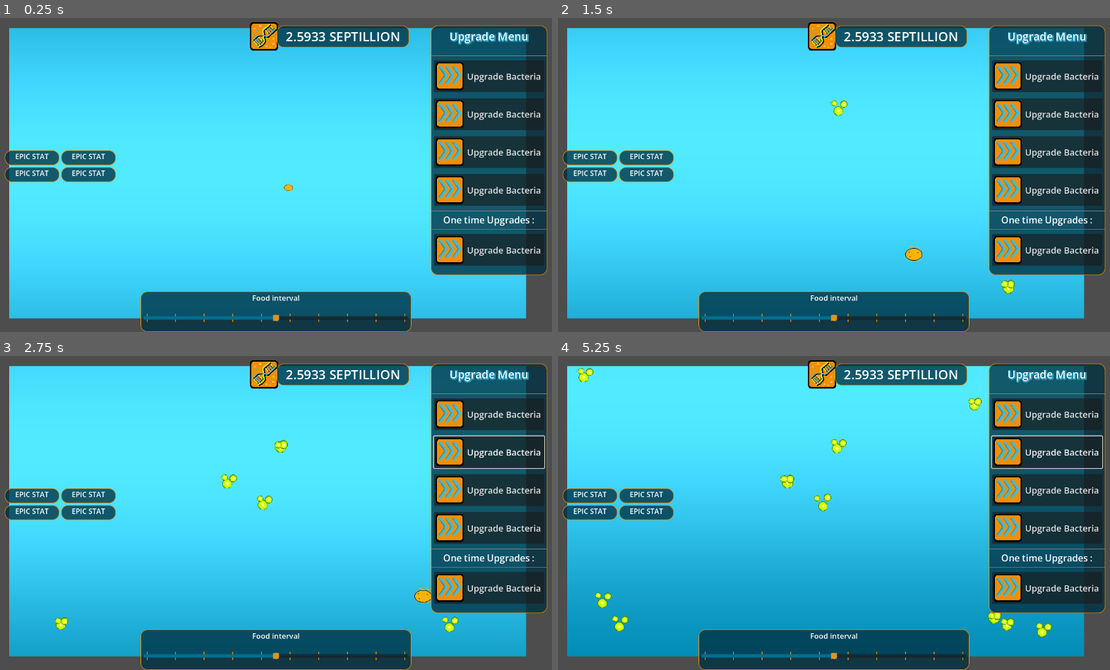
Above: before the commit, frames 1-4 (two rows, left to right).
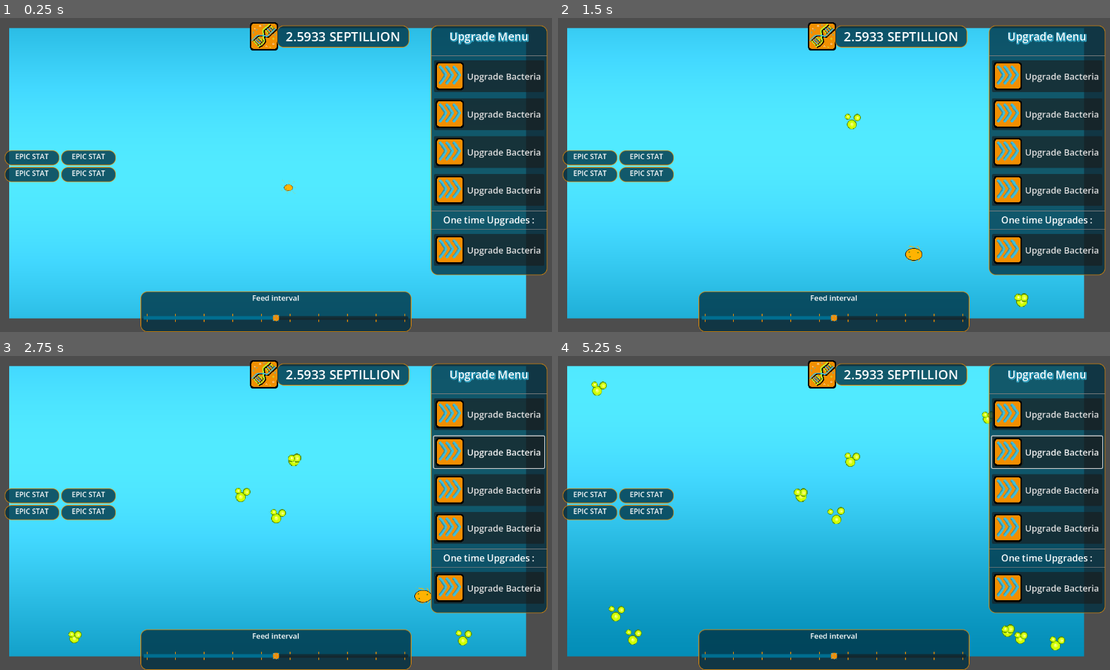
Above: after the commit, the same moments.

Repository: MisterIXI/chili-code-jam-4
Game: Godot game, scene res://entities/game/game_scene.tscn
Two runs of this game, one before a commit and one after it. Both use one fixed random seed, a clock stepped at 60 frames per second and the inputs below. The project has no main scene, so this scene is started directly. The engine's default icon, where the game draws it, is replaced by a stand-in: a white triangle on a blue panel in a dark square.
Inputs (mouse positions are in pixels of both pictures, inside the frame that each line leads up to):
- Up to frame 1 (0.25 s): no input
- Up to frame 2 (1.5 s): click "Upgrade Bacteria" at 0.5 s; move the mouse to (960, 156) at 1.27 s; hold D (move_right) from 1.28 s (still down); click (960, 156) at 1.42 s
- Up to frame 3 (2.75 s): move the mouse to (165, 525) at 2.02 s; release D (move_right) at 2.03 s; hold Down (move_backward) from 2.03 s (still down)
- Up to frame 4 (5.25 s): move the mouse to (889, 440) at 2.77 s; release Down (move_backward) at 2.78 s; hold D (move_right) 2.78-3.53 s; move the mouse to (806, 575) at 3.52 s; hold W (move_forward) 3.53-4.28 s; click (806, 575) at 3.67 s; move the mouse to (1005, 560) at 4.27 s; hold A (move_left) from 4.28 s (still down); move the mouse to (662, 462) at 5.02 s

The runs differ from the first frame. In frame 1, less than 0.1% of the frame differs, in the area x 46-55%, y 88-91%; in frame 2, 0.4%; in frame 3, 0.9%; in frame 4, 1.8%, in the area x 3-92%, y 3-94%.

Commit message:
food_slider

Diff:
--- a/autoload/food_manager.gd
+++ b/autoload/food_manager.gd
@@ -3,26 +3,40 @@
 var base_food_value : int = 0
 var base_food_spawntime : float = 0.5
 var stat_food_cycles : int  = 0
-
+var offset : Vector2 = Vector2( 50,50)
+#privates
+var _game_ui_node : Node
 @onready var timer : Timer = $Timer
 
 func _ready() -> void:
-    timer.timeout.connect(_on_timer_timeout)
+	timer.timeout.connect(_on_timer_timeout)
+	_game_ui_node = get_tree().get_first_node_in_group("game_ui")
+	print("_game_ui:", _game_ui_node)
+	if _game_ui_node:
+		_game_ui_node.food_slider_changed.connect(_on_food_interval_change)
+	else:
+		print("Food_Manager: Error did not find a Game_UI")
+
 
 func _on_timer_timeout() ->void:
-    next_cycle()
+	next_cycle()
 
 func next_cycle() ->void:
-    # get camera
-    spawn(Vector2(randi_range(-960,960), randi_range(-540,540)))
-    # stat up
-    stat_food_cycles += 1
+	# get camera
+	spawn(Vector2(randi_range(-960,960), randi_range(-540,540)))
+	# stat up
+	stat_food_cycles += 1
 
 func spawn(_pos : Vector2) ->void:
 
-    var _instance  = FOOD_SCENE.instantiate()
-    add_child(_instance)
-    _instance.global_position = _pos
-    ## spawn effect
-    #set values
-    _instance.food_amound = base_food_value * stat_food_cycles
+	var _instance  = FOOD_SCENE.instantiate()
+	add_child(_instance)
+	_instance.global_position = _pos + offset
+	#set values
+	_instance.food_amount = base_food_value * stat_food_cycles
+
+
+func _on_food_interval_change(_value : float) ->void:
+	if _value > 0:
+		timer.wait_time = _value
+		print("Food_Manager: feed interval changed to: ", _value)
--- a/autoload/food_manager.tscn
+++ b/autoload/food_manager.tscn
@@ -2,7 +2,7 @@
 
 [ext_resource type="Script" uid="uid://dqt4cnl0am7qw" path="res://autoload/food_manager.gd" id="1_ooj1b"]
 
-[node name="Food_Manager" type="Node2D" unique_id=683063397]
+[node name="Food_Manager" type="Node2D" unique_id=683063397 groups=["food_manager"]]
 script = ExtResource("1_ooj1b")
 
 [node name="Timer" type="Timer" parent="." unique_id=658487537]
--- a/autoload/game_data.gd
+++ b/autoload/game_data.gd
@@ -17,5 +17,9 @@
     "bacterias" : 1,
     "petri_dishes" : 0, # total distance traveled in kilometers (astronomical units)
     "player_archived_game_goal" : 0,
+    "epic_stat_01" : 0,
+    "epic_stat_02" : 0,
+    "epic_stat_03" : 0,
+    "epic_stat_04" : 0,
     "upgrades": current_upgrades
 }
--- a/entities/food/food.gd
+++ b/entities/food/food.gd
@@ -1,26 +1,24 @@
 extends Area2D
 const TWEEN_DURATION : float = 0.35
-var food_amound : int = 1
+var food_amount : int = 1
 var _is_allready_eaten : bool = false
 func _ready() -> void:
 	body_entered.connect(_on_body_entered)
 
 func _on_body_entered(_body: Node2D) ->void:
 	if _body is Bacteria:
-		_body.eat(food_amound)
-
-		# Tween food getting eaten: bouncy scale to 0 then free
-		_died()
+		if !_is_allready_eaten:
+			_is_allready_eaten = true
+			_body.eat(food_amount)
+			# Tween food getting eaten: bouncy scale to 0 then free
+			_died()
 
 func _died() ->void:
 	#only one time
-	if !_is_allready_eaten:
-		_is_allready_eaten = true
-
-		var tw = create_tween()
-		# Use an elastic/back transition for a bouncy feel
-		tw.tween_property(self, "scale", Vector2.ONE * 0.5, TWEEN_DURATION)
-		tw.set_trans(Tween.TRANS_ELASTIC)
-		tw.set_ease(Tween.EASE_OUT)
-		tw.tween_callback(Callable(self, "queue_free"))
-		# after tween queue free
+	var tw = create_tween()
+	# Use an elastic/back transition for a bouncy feel
+	tw.tween_property(self, "scale", Vector2.ONE * 0.5, TWEEN_DURATION)
+	tw.set_trans(Tween.TRANS_ELASTIC)
+	tw.set_ease(Tween.EASE_OUT)
+	tw.tween_callback(Callable(self, "queue_free"))
+	# after tween queue free
--- a/entities/ui/game_ui.gd
+++ b/entities/ui/game_ui.gd
@@ -1,14 +1,13 @@
 extends CanvasLayer
-
+const MAX_FOOD_INTERVAL : float = 1.1
 signal game_started()
 signal game_paused()
+signal food_slider_changed(_value : float)
 
-
+@onready var _food_slider: HSlider = $HUD/Food_Slider_Margin/PanelContainer/VBoxContainer/MarginContainer/HSlider
 # Called when the node enters the scene tree for the first time.
 func _ready() -> void:
-	pass # Replace with function body.
+	_food_slider.value_changed.connect(_on_food_slider_changed)
 
-
-# Called every frame. 'delta' is the elapsed time since the previous frame.
-func _process(delta: float) -> void:
-	pass
+func _on_food_slider_changed(_value : float) ->void:
+	food_slider_changed.emit(MAX_FOOD_INTERVAL -_value)
--- a/entities/ui/game_ui.tscn
+++ b/entities/ui/game_ui.tscn
@@ -28,7 +28,7 @@
 
 [sub_resource type="StyleBoxEmpty" id="StyleBoxEmpty_08gs2"]
 
-[node name="Game_UI" type="CanvasLayer" unique_id=845483542]
+[node name="Game_UI" type="CanvasLayer" unique_id=845483542 groups=["game_ui"]]
 process_mode = 3
 script = ExtResource("1_7g2dv")
 
@@ -758,7 +758,7 @@
 [node name="Label" type="Label" parent="HUD/Food_Slider_Margin/PanelContainer/VBoxContainer" unique_id=1556338963]
 layout_mode = 2
 theme_override_font_sizes/font_size = 17
-text = "Food interval"
+text = "Feed interval"
 horizontal_alignment = 1
 vertical_alignment = 1
 
@@ -769,10 +769,12 @@
 theme_override_constants/margin_right = 5
 theme_override_constants/margin_bottom = 5
 
-[node name="HSlider" type="HSlider" parent="HUD/Food_Slider_Margin/PanelContainer/VBoxContainer/MarginContainer" unique_id=2115257033]
+[node name="HSlider" type="HSlider" parent="HUD/Food_Slider_Margin/PanelContainer/VBoxContainer/MarginContainer" unique_id=2115257033 groups=["game_ui"]]
 custom_minimum_size = Vector2(600, 50)
 layout_mode = 2
-value = 50.0
+max_value = 1.0
+step = 0.01
+value = 0.5
 tick_count = 10
 ticks_on_borders = true
 ticks_position = 2
--- a/project.godot
+++ b/project.godot
@@ -28,6 +28,11 @@
 
 window/size/viewport_width=1280
 window/size/viewport_height=720
+
+[global_group]
+
+food_manager=""
+game_ui=""
 
 [gui]
 
